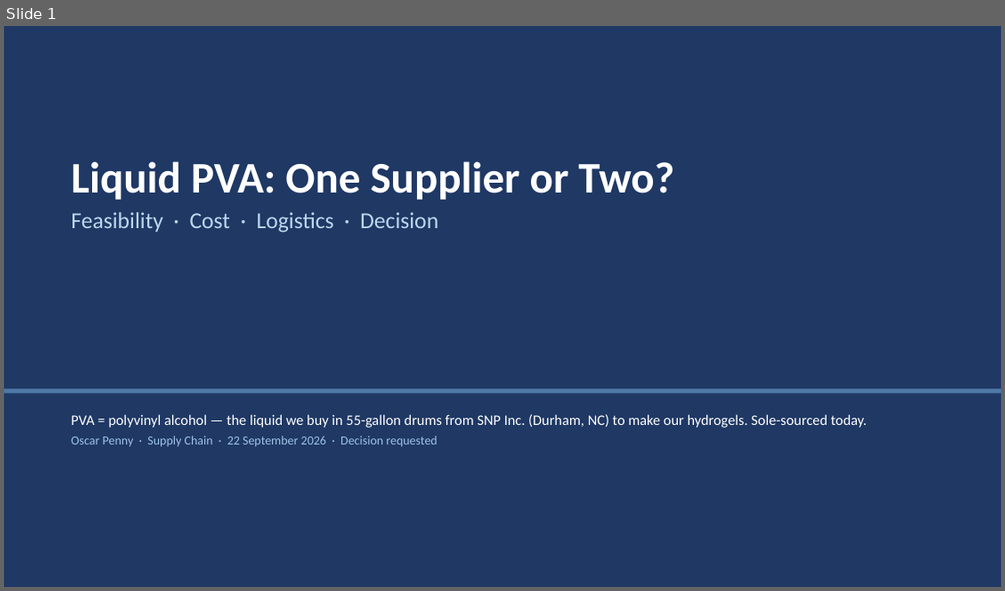
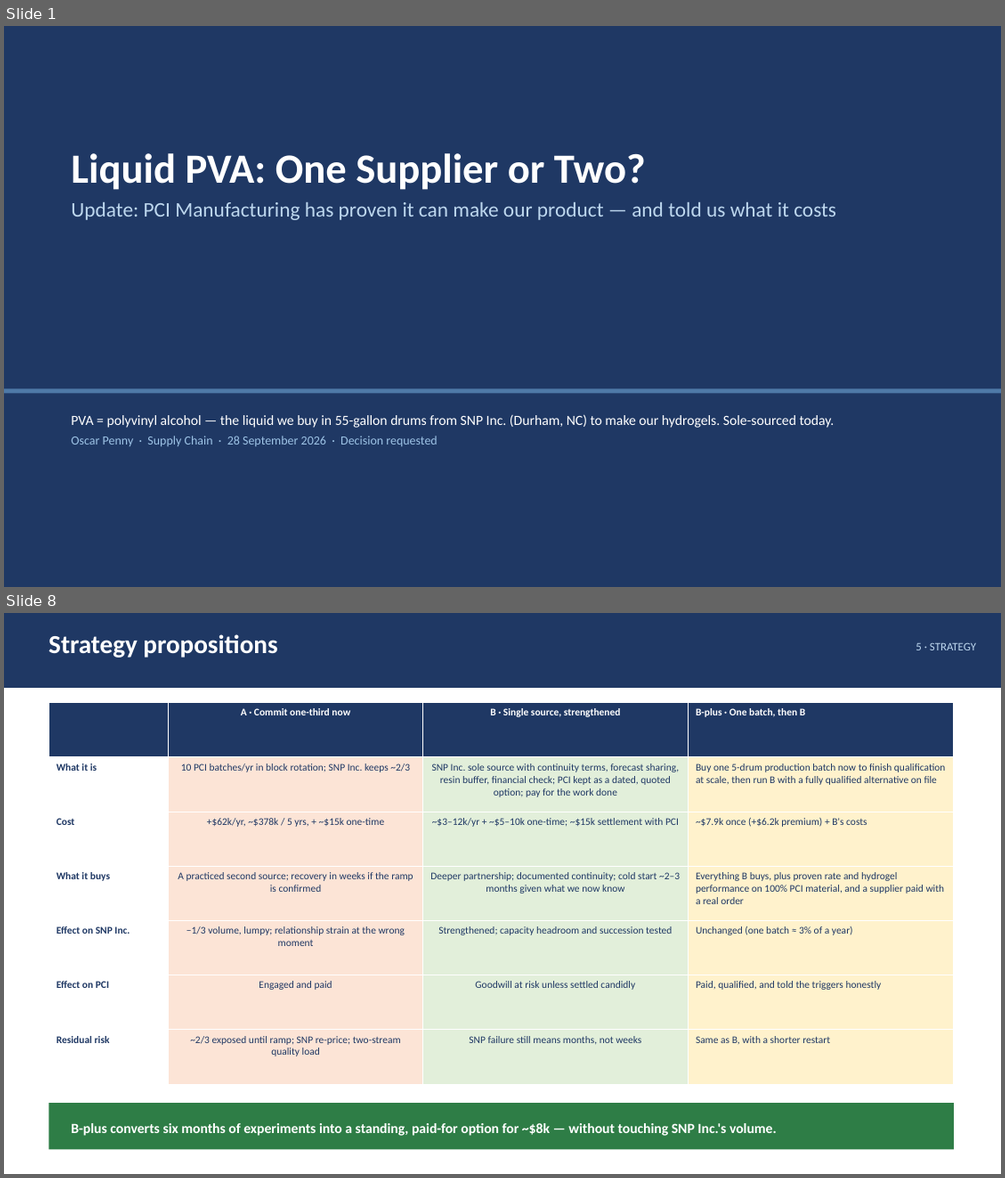
Before and after one commit to naviero1/Claude-Works, a slide deck: PVA second supplier initiative/PVA_Second_Supplier_Leadership_Deck.pptx. Shown one above the other, each under a label of ours: slide 1 before the commit, slides 1 and 8 after it; the slides between them are not shown. The pictures are 1005x591 and 1005x1178 pixels, drawn with LibreOffice and Linux fonts; fonts in the diff are those of the drawing. Boxes give left, top, right and bottom in pixels: in the first picture for what was removed or moved away, otherwise in the second. Text is boxed around its words. In the diff, an @@ line names an element or a change of style, - is before the commit and + after.

```diff
--- a/PVA second supplier initiative/PVA_Second_Supplier_Leadership_Deck.pptx
+++ b/PVA second supplier initiative/PVA_Second_Supplier_Leadership_Deck.pptx
@@ slide 8 added at (4, 613, 1001, 1174), background #FFFFFF @@
@@ rectangle added at (4, 613, 1001, 688), fill #1F3864 @@
@@ text added at (48, 634, 277, 657), 25 pt, text #FFFFFF, bold @@
+Strategy propositions
@@ text added at (915, 642, 976, 650), 11 pt, text #BDD7EE @@
+5 · STRATEGY
@@ table added at (48, 703, 954, 1084), 7 rows, 4 columns @@
+ | A · Commit one-third now | B · Single source, strengthened | B-plus · One batch, then B
+What it is | 10 PCI batches/yr in block rotation; SNP Inc. keeps ~2/3 | SNP Inc. sole source with continuity terms, forecast sharing, resin buffer, financial check; PCI kept as a dated, quoted option; pay for the work done | Buy one 5-drum production batch now to finish qualification at scale, then run B with a fully qualified alternative on file
+Cost | +$62k/yr, ~$378k / 5 yrs, + ~$15k one-time | ~$3–12k/yr + ~$5–10k one-time; ~$15k settlement with PCI | ~$7.9k once (+$6.2k premium) + B's costs
+What it buys | A practiced second source; recovery in weeks if the ramp is confirmed | Deeper partnership; documented continuity; cold start ~2–3 months given what we now know | Everything B buys, plus proven rate and hydrogel performance on 100% PCI material, and a supplier paid with a real order
+Effect on SNP Inc. | −1/3 volume, lumpy; relationship strain at the wrong moment | Strengthened; capacity headroom and succession tested | Unchanged (one batch ≈ 3% of a year)
+Effect on PCI | Engaged and paid | Goodwill at risk unless settled candidly | Paid, qualified, and told the triggers honestly
+Residual risk | ~2/3 exposed until ramp; SNP re-price; two-stream quality load | SNP failure still means months, not weeks | Same as B, with a shorter restart
@@ rectangle added at (48, 1103, 954, 1149), fill #2E7D46 @@
@@ text added at (71, 1123, 777, 1135), 13.5 pt, text #FFFFFF, bold @@
+B-plus converts six months of experiments into a standing, paid-for option for ~$8k — without touching SNP Inc.'s volume.
@@ slide 1 changed as well @@
@@ text "Liquid PVA: One Supplier or ...": place and size @@
-text "Liquid PVA: One Supplier or ..." at (71, 161, 674, 232)
+text "Liquid PVA: One Supplier or ..." at (71, 153, 836, 220)
@@ text at (71, 153, 646, 190): size 42 to 40 pt in "Liquid PVA: One Supplier or Two?" @@
@@ text at (71, 202, 836, 220): text changed; size 22 to 20 pt @@
-Feasibility · Cost · Logistics · Decision
+Update: PCI Manufacturing has proven it can make our product — and told us what it costs
@@ text at (71, 414, 834, 427): size 14 to 13.5 pt in "PVA = polyvinyl alcohol — the liquid ..." @@
@@ text at (71, 435, 437, 446): text changed @@
-Oscar Penny · Supply Chain · 22 September 2026 · Decision requested
+Oscar Penny · Supply Chain · 28 September 2026 · Decision requested
```
Also in this commit, not shown: 5 other slides changed, 4 other slides added, 3 slides removed, 5 other files.
